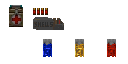
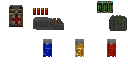
Two versions of the same layered image (128 x 64). Layer-by-layer changes:
added layer "Layer 10" above "Layer 9" over [97, 1, 127, 31]
